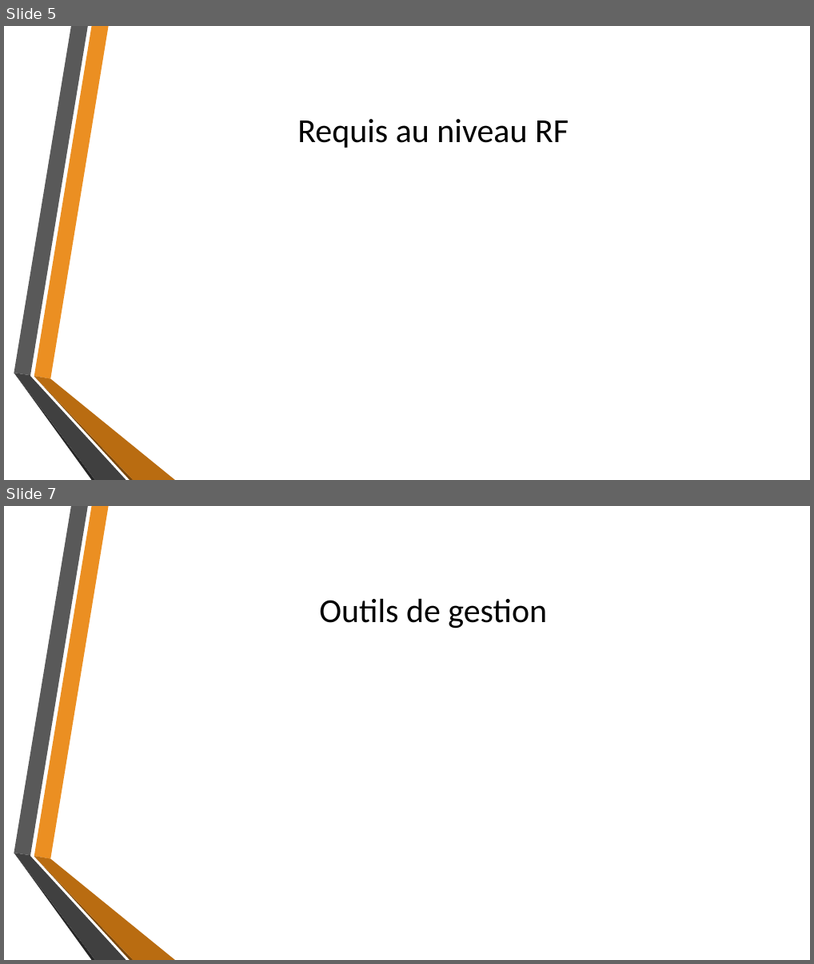
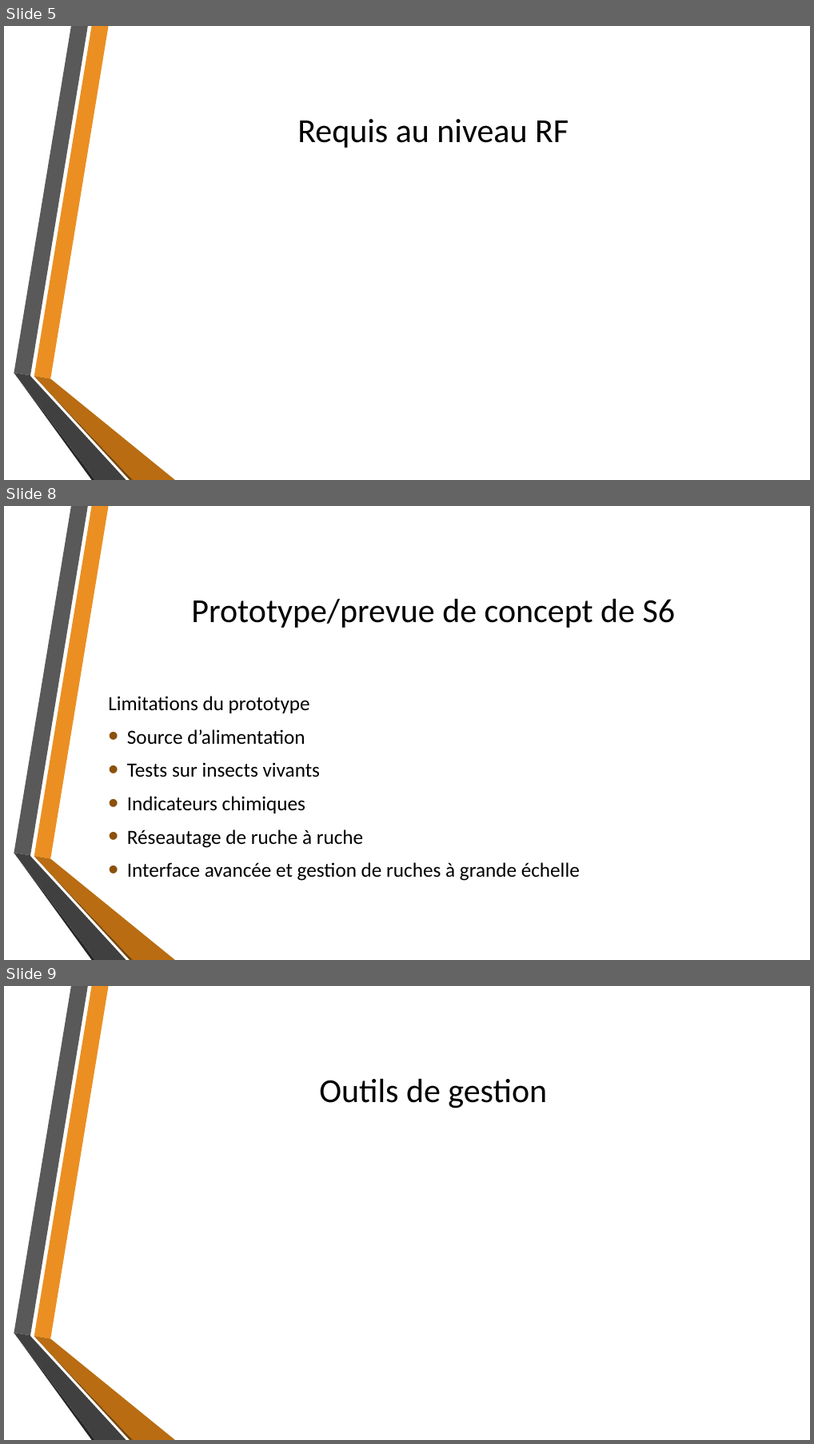
Before and after one commit to fisj2002/Projet_S6_Documentation, a slide deck: Dossier de Conception.pptx. Shown one above the other, each under a label of ours: slides 5 and 7 before the commit, slides 5, 8 and 9 after it; the slides between them are not shown. The pictures are 814x964 and 814x1444 pixels, drawn with LibreOffice and Linux fonts; fonts in the diff are those of the drawing; background and template pictures are left out. Boxes give left, top, right and bottom in pixels: in the first picture for what was removed or moved away, otherwise in the second. Text is boxed around its words. In the diff, an @@ line names an element or a change of style, - is before the commit and + after.

Commit message:
Ajoute le prototype et ses limites

```diff
--- a/Dossier de Conception.pptx
+++ b/Dossier de Conception.pptx
@@ slide 8 added at (4,506,810,960), background picture (left out); not listed: 6 template elements that a slide beside it also shows @@
@@ title added at (191,599,676,628), 40 pt, text #000000 @@
+Prototype/prevue de concept de S6
@@ text added at (108,696,580,880), 24 pt, text #000000 @@
+Limitations du prototype
+• Source d’alimentation
+• Tests sur insects vivants
+• Indicateurs chimiques
+• Réseautage de ruche à ruche
+• Interface avancée et gestion de ruches à grande échelle
@@ what was slide 7 is now slide 9 @@
```
Also in this commit, not shown: 1 slide changed, 1 other slide added.
